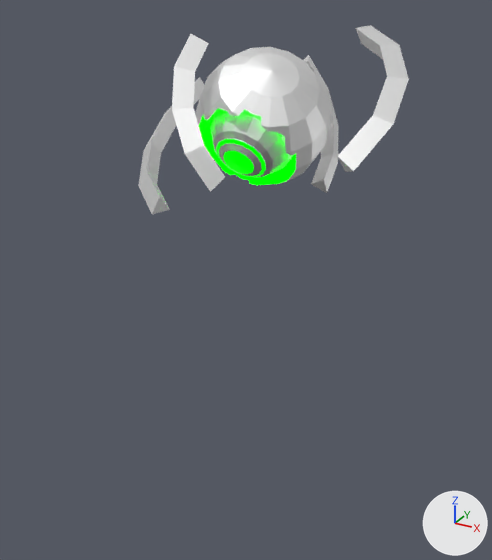
A saved change to the glTF model data/drone.glb.
Before and after are seen from a 50 mm camera at (7.16, -13.66, 2.49) aimed at (-0.38, 0.06, -4.37). Arrows for +X, +Y and +Z are at lower right; the lights stay in place. The picture after the commit comes second. Both versions are drawn at frame 39 of the action 'drone_death'; the numbers are the values there.

Script lines for the objects in view, before the commit:
```python
me_sphere_001 = bpy.data.meshes.new('Sphere.001')
me_sphere_001.from_pydata(...)  # 224 vertices, 444 faces; spans x -1.0..1.0, y -0.7..1.0, z -1.0..1.0
# faces by material slot: [198, 246]
me_sphere_001.materials.append(mat_material_004)  # green #00ff00, glowing green #00ff00
me_sphere_001.materials.append(mat_material_005)  # white #ffffff
me_torus = bpy.data.meshes.new('Torus')
me_torus.from_pydata(...)  # 30 vertices, 52 faces; spans x -2.36..2.36, y -1.67..1.67, z -0.22..0.22
me_torus.materials.append(mat_material_007)  # white #ffffff
me_torus_001 = bpy.data.meshes.new('Torus.001')
me_torus_001.from_pydata(...)  # 30 vertices, 52 faces; spans x -3.25..3.25, y -2.3..2.3, z -0.22..0.22
me_torus_001.materials.append(mat_material_006)  # white #ffffff
ob_drone_root = bpy.data.objects.new('drone_root', None)
ob_drone_root.location = (0.141, -0.107, -0.294)
ob_drone_root.rotation_euler = (0.651, 0.342, 0.239)  # degrees (37, 20, 14)
ob_sphere_003 = bpy.data.objects.new('Sphere.003', me_sphere_001)
ob_sphere_003.parent = ob_drone_root
ob_sphere_003.location = (0.0, 0.0, 0.0)
ob_sphere_003.scale = (1.5, 1.5, 1.5)
ob_torus = bpy.data.objects.new('Torus', me_torus)
ob_torus.parent = ob_drone_root
ob_torus.location = (0.0, 0.0, 0.0)
ob_torus.rotation_euler = (-0.418, -0.459, -2.356)  # degrees (-24, -26, -135)
ob_torus_001 = bpy.data.objects.new('Torus.001', me_torus_001)
ob_torus_001.parent = ob_drone_root
ob_torus_001.location = (0.0, 0.0, 0.0)
ob_torus_001.rotation_euler = (0.186, 0.585, -2.813)  # degrees (11, 34, -161)
# also in view: 'Sphere.002' at (0.14, -0.44, -0.52)
```
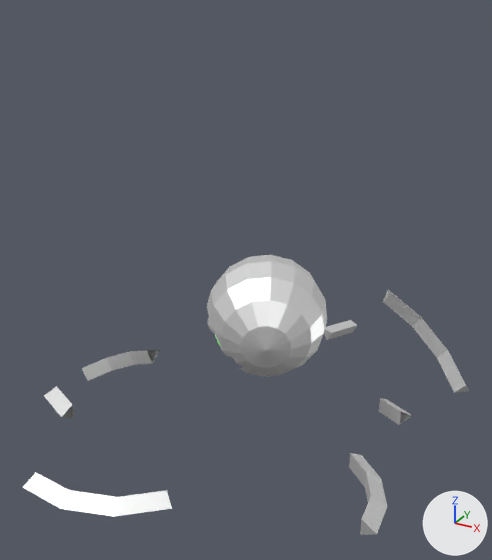
ob_drone_root is not drawn itself; it is the parent of ob_sphere_002, ob_sphere_003, ob_torus, ob_torus_001.

The change, as a diff of the scene's bpy script:
```diff
--- a/data/drone.glb.py
+++ b/data/drone.glb.py
@@ me_ring_piece_b2 @@
+me_ring_piece_b2.from_pydata([(-0.148, -0.663, 0.0), (-0.414, -0.398, 0.217), (-0.414, -0.398, -0.217), (0.556, 0.391, 0.0), (0.21, 0.534, 0.217), (0.21, 0.534, -0.217)], [], [(1, 2, 0), (0, 3, 4), (0, 4, 1), (1, 4, 5), (1, 5, 2), (2, 5, 3), (2, 3, 0)])
+me_ring_piece_b2.materials.append(mat_material_006)  # white #ffffff
@@ me_ring_piece_b1 @@
+me_ring_piece_b1.from_pydata([(-0.556, 0.391, 0.0), (-0.21, 0.534, 0.217), (-0.21, 0.534, -0.217), (0.148, -0.663, 0.0), (0.414, -0.398, 0.217), (0.414, -0.398, -0.217)], [], [(4, 3, 5), (0, 3, 4), (0, 4, 1), (1, 4, 5), (1, 5, 2), (2, 5, 3), (2, 3, 0)])
+me_ring_piece_b1.materials.append(mat_material_006)  # white #ffffff
@@ me_ring_piece_a1 @@
+me_ring_piece_a1.from_pydata([(-0.46, 0.247, 0.0), (-0.113, 0.39, 0.217), (-0.113, 0.39, -0.217), (0.052, -0.519, 0.0), (0.317, -0.254, 0.217), (0.317, -0.254, -0.217)], [], [(4, 3, 5), (0, 3, 4), (0, 4, 1), (1, 4, 5), (1, 5, 2), (2, 5, 3), (2, 3, 0)])
+me_ring_piece_a1.materials.append(mat_material_007)  # white #ffffff
@@ ob_drone_root @@
 ob_drone_root = bpy.data.objects.new('drone_root', None)
-ob_drone_root.location = (0.141, -0.107, -0.294)
-ob_drone_root.rotation_euler = (0.651, 0.342, 0.239)  # degrees (37, 20, 14)
+ob_drone_root.location = (0.371, -0.281, -5.027)
+ob_drone_root.rotation_euler = (1.702, 0.851, 0.57)  # degrees (98, 49, 33)
@@ ob_torus @@
 ob_torus.location = (0.0, 0.0, 0.0)
-ob_torus.rotation_euler = (-0.418, -0.459, -2.356)  # degrees (-24, -26, -135)
+ob_torus.scale = (0.0, 0.0, 0.0)
@@ ob_torus_001 @@
 ob_torus_001.location = (0.0, 0.0, 0.0)
-ob_torus_001.rotation_euler = (0.186, 0.585, -2.813)  # degrees (11, 34, -161)
+ob_torus_001.scale = (0.0, 0.0, 0.0)
@@ ob_ring_piece_b3 @@
+ob_ring_piece_b3 = bpy.data.objects.new('ring_piece_b3', me_ring_piece_b3)  # 12 vertices, 19 faces; spans x -0.63..0.58, y -1.77..1.77, z -0.22..0.22; in mat_material_006 (white #ffffff)
+ob_ring_piece_b3.location = (-1.73, -4.58, -8.28)
+ob_ring_piece_b3.rotation_euler = (0.0, 0.0, -1.459)  # degrees (0, 0, -84)
@@ ob_ring_piece_b2 @@
+ob_ring_piece_b2 = bpy.data.objects.new('ring_piece_b2', me_ring_piece_b2)
+ob_ring_piece_b2.location = (-4.94, -2.22, -8.15)
+ob_ring_piece_b2.rotation_euler = (0.0, 0.0, -1.415)  # degrees (0, 0, -81)
@@ ob_ring_piece_b1 @@
+ob_ring_piece_b1 = bpy.data.objects.new('ring_piece_b1', me_ring_piece_b1)
+ob_ring_piece_b1.location = (0.18, 5.56, -8.17)
+ob_ring_piece_b1.rotation_euler = (-0.361, 0.414, -1.152)  # degrees (-21, 24, -66)
@@ ob_ring_piece_b0 @@
+ob_ring_piece_b0 = bpy.data.objects.new('ring_piece_b0', me_ring_piece_b0)  # 12 vertices, 19 faces; spans x -0.58..0.63, y -1.77..1.77, z -0.22..0.22; in mat_material_006 (white #ffffff)
+ob_ring_piece_b0.location = (3.44, 3.87, -6.86)
+ob_ring_piece_b0.rotation_euler = (-0.679, 0.0405, -1.591)  # degrees (-39, 2.3, -91)
@@ ob_ring_piece_a3 @@
+ob_ring_piece_a3 = bpy.data.objects.new('ring_piece_a3', me_ring_piece_a3)  # 12 vertices, 19 faces; spans x -0.47..0.48, y -1.28..1.3, z -0.22..0.22; in mat_material_007 (white #ffffff)
+ob_ring_piece_a3.location = (-4.38, -0.29, -7.67)
+ob_ring_piece_a3.rotation_euler = (-0.387, -0.0377, 1.673)  # degrees (-22, -2.2, 96)
@@ ob_ring_piece_a1 @@
+ob_ring_piece_a1 = bpy.data.objects.new('ring_piece_a1', me_ring_piece_a1)
+ob_ring_piece_a1.location = (3.17, 1.85, -8.15)
+ob_ring_piece_a1.rotation_euler = (0.0, 0.0, -2.626)  # degrees (0, 0, -150)
@@ ob_ring_piece_a0 @@
+ob_ring_piece_a0 = bpy.data.objects.new('ring_piece_a0', me_ring_piece_a0)  # 12 vertices, 19 faces; spans x -0.48..0.47, y -1.28..1.3, z -0.22..0.22; in mat_material_007 (white #ffffff)
+ob_ring_piece_a0.location = (3.63, -1.56, -8.15)
+ob_ring_piece_a0.rotation_euler = (0.0, 0.0, -2.474)  # degrees (0, 0, -142)
```

Boxes (x1, y1, x2, y2) around the edits, measured in the pictures (492 x 560 px):
'Sphere.003', moved, turned
    before: (195, 47, 330, 185)
    after: (207, 255, 327, 377)
'Torus.001', moved, turned, rescaled (not visible afterwards)
    before: (138, 25, 409, 214)
'Torus', moved, turned, rescaled (not visible afterwards)
    before: (172, 34, 339, 193)
'Sphere.002', moved, turned (mostly hidden afterwards)
    before: (210, 108, 294, 177)
    after: (215, 335, 233, 359)
'ring_piece_b3', added
    after: (23, 473, 172, 517)
'ring_piece_b0', added
    after: (383, 290, 469, 393)
'ring_piece_a0', added
    after: (349, 453, 387, 535)
'ring_piece_a3', added
    after: (82, 350, 159, 381)
'ring_piece_b2', added
    after: (44, 386, 74, 418)
'ring_piece_a1', added
    after: (379, 398, 412, 425)
'ring_piece_b1', added
    after: (324, 320, 357, 340)
